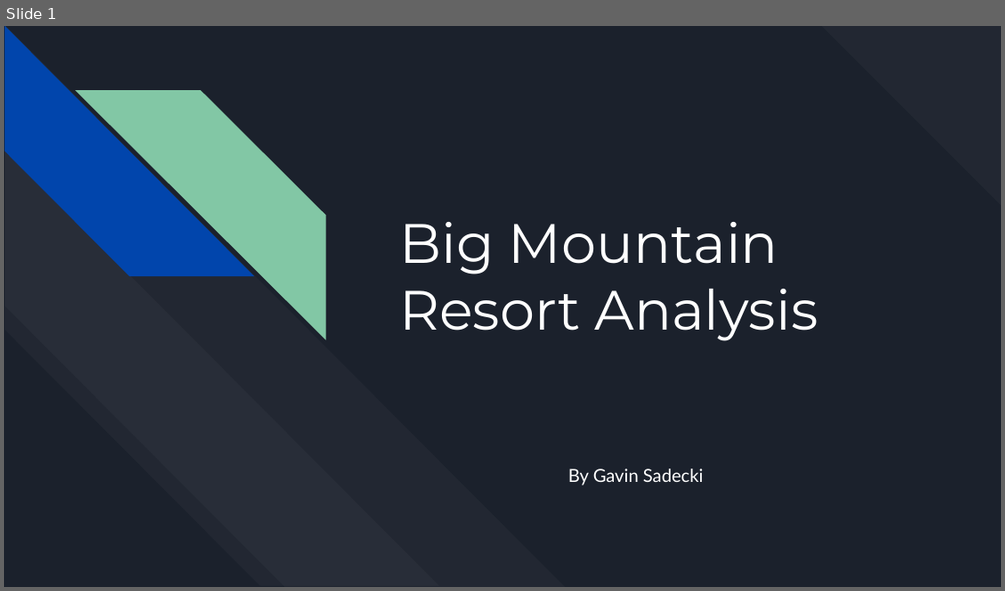
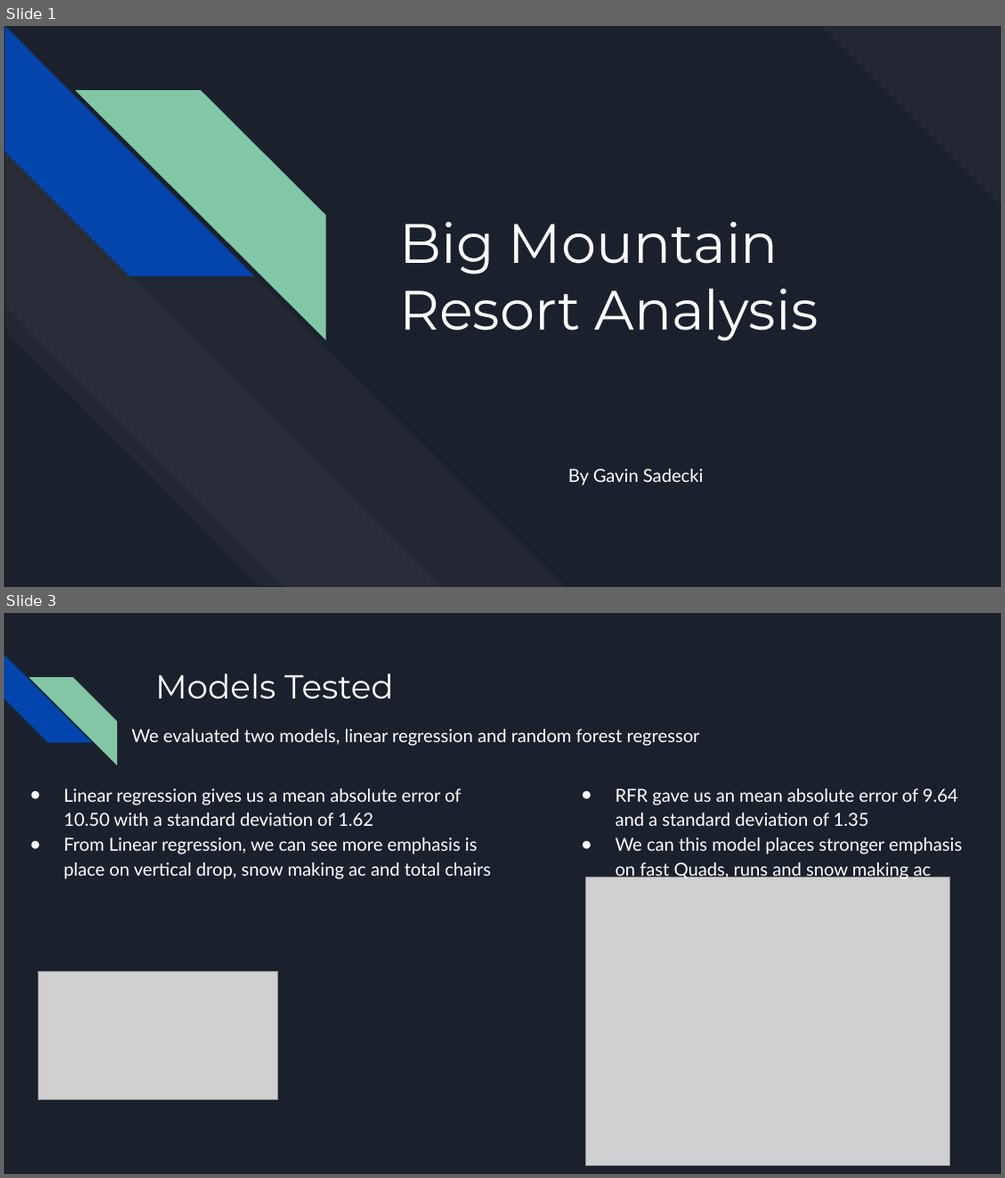
Before and after one commit to gsadecki/DataScienceGuidedCapstone, a slide deck: Guided Capstone Project Slide Deck.pptx. Shown one above the other, each under a label of ours: slide 1 before the commit, slides 1 and 3 after it; the slides between them are not shown. The pictures are 1005x591 and 1005x1178 pixels, drawn with LibreOffice and Linux fonts; fonts in the diff are those of the drawing; grey boxes stand for pictures. Boxes give left, top, right and bottom in pixels: in the first picture for what was removed or moved away, otherwise in the second. Text is boxed around its words. In the diff, an @@ line names an element or a change of style, - is before the commit and + after.

```diff
--- a/Guided Capstone Project Slide Deck.pptx
+++ b/Guided Capstone Project Slide Deck.pptx
@@ slide 3 added at bbox=[4, 613, 1001, 1174], background #1B212C @@
@@ diag stripe added at bbox=[4, 655, 92, 743], fill #0145AC @@
@@ diag stripe added at bbox=[29, 677, 117, 764], fill #82C7A5 @@
@@ title added at bbox=[155, 674, 393, 698], 24 pt, text #FFFFFF @@
+Models Tested
@@ text added at bbox=[131, 729, 700, 746], 13 pt, text #FFFFFF @@
+We evaluated two models, linear regression and random forest regressor
@@ text added at bbox=[64, 788, 491, 879], 13 pt, text #FFFFFF @@
+● Linear regression gives us a mean absolute error of 10.50 with a standard deviation of 1.62
+● From Linear regression, we can see more emphasis is place on vertical drop, snow making ac and total chairs
@@ text added at bbox=[615, 788, 962, 880], 13 pt, text #FFFFFF @@
+● RFR gave us an mean absolute error of 9.64 and a standard deviation of 1.35
+● We can this model places stronger emphasis on fast Quads, runs and snow making ac
@@ picture added at bbox=[585, 877, 949, 1165] @@
@@ picture added at bbox=[39, 972, 278, 1100] @@
```
Also in this commit, not shown: 4 slides changed, 2 other slides added, 2 slides removed.
